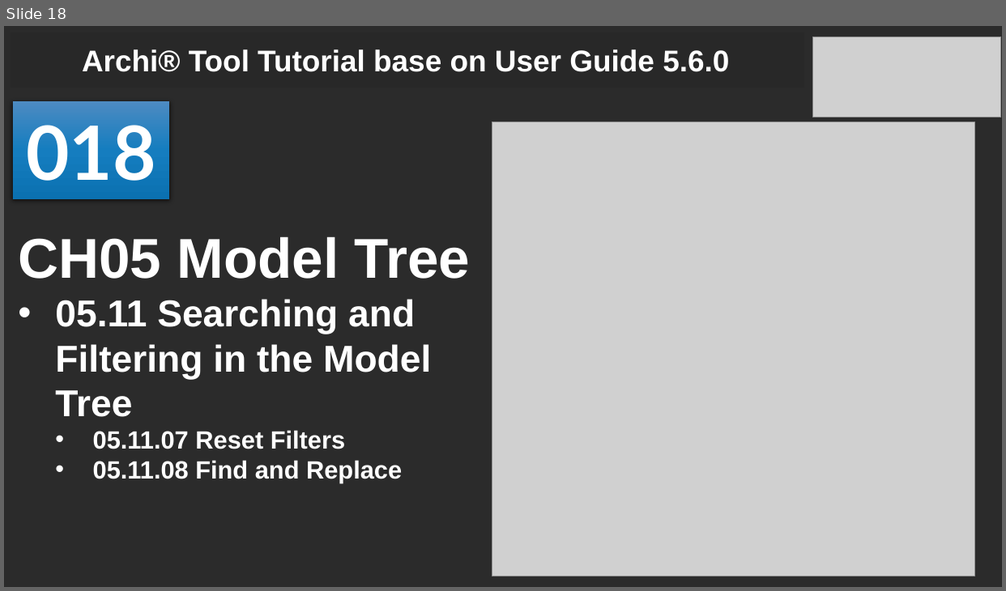
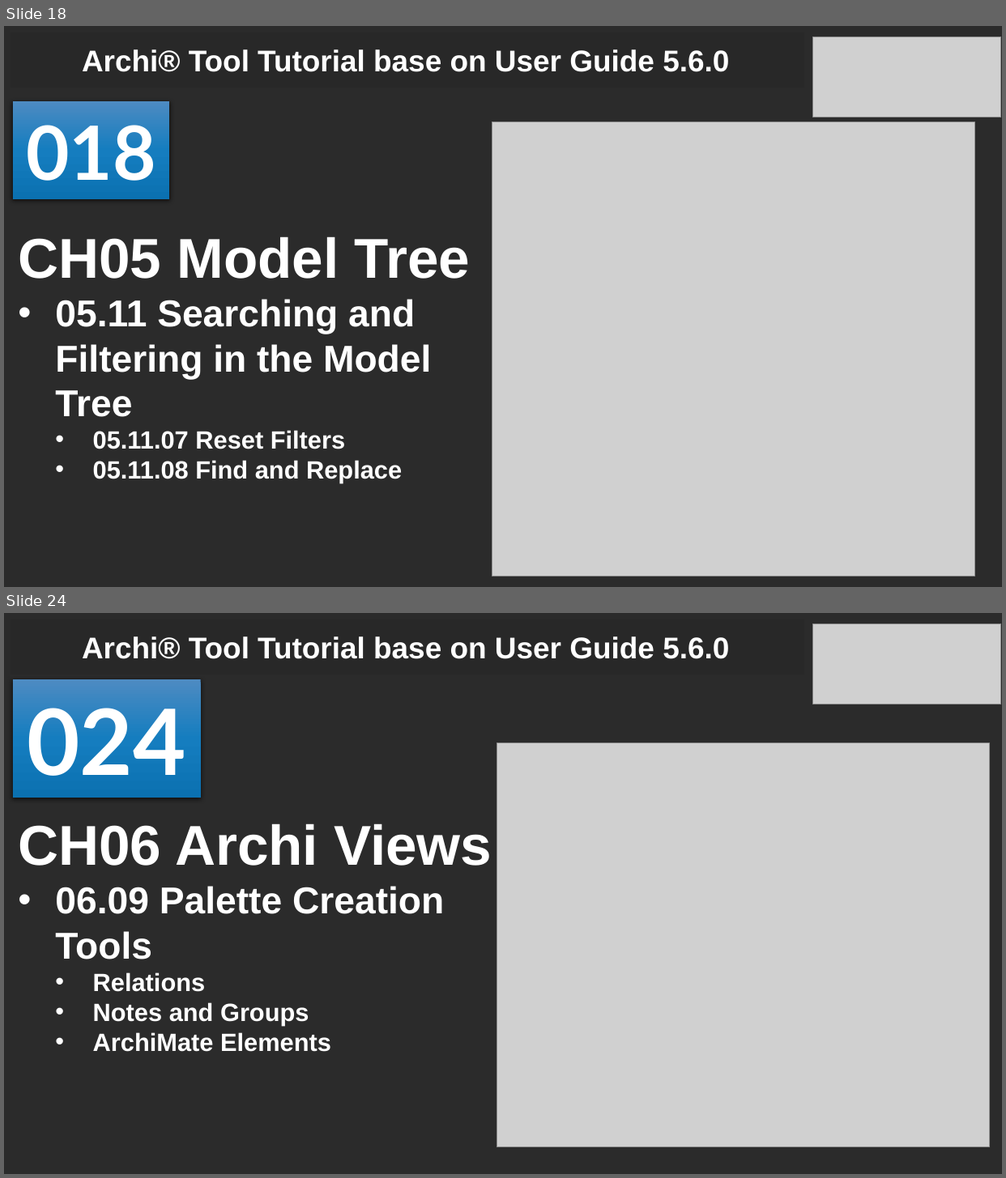
Before and after one commit to yasenstar/Archi_Tutorial, a slide deck: Archi_Tool_Tutorial_base_on_User_Guide.pptx. Shown one above the other, each under a label of ours: slide 18 before the commit, slides 18 and 24 after it; the slides between them are not shown. The pictures are 1006x591 and 1006x1178 pixels, drawn with LibreOffice and Linux fonts; fonts in the diff are those of the drawing; grey boxes stand for pictures; background and template pictures are left out; a plain dark background stands for a picture behind light text. Boxes give left, top, right and bottom in pixels: in the first picture for what was removed or moved away, otherwise in the second. Text is boxed around its words. In the diff, an @@ line names an element or a change of style, - is before the commit and + after.

```diff
--- a/Archi_Tool_Tutorial_base_on_User_Guide.pptx
+++ b/Archi_Tool_Tutorial_base_on_User_Guide.pptx
@@ slide 24 added at box(4, 613, 1002, 1174), background picture (left out) @@
@@ title added at box(82, 636, 729, 659), 28.8 pt, text #FFFFFF, bold @@
+Archi® Tool Tutorial base on User Guide 5.6.0
@@ picture added at box(813, 624, 1001, 705) @@
@@ rectangle added at box(13, 679, 201, 798), fill gradient #4E8BC3 to #157EC0 to #0C71B1, 88 pt, text #FFFFFF, bold @@
+024
@@ picture added at box(496, 743, 989, 1148) @@
@@ text added at box(18, 824, 492, 1052), 24 pt, text #FFFFFF, bold @@
+CH06 Archi Views
+• 06.09 Palette Creation Tools
+  • Relations
+  • Notes and Groups
+  • ArchiMate Elements
```
Also in this commit, not shown: 1 slide changed, 5 other slides added, 3 other files.
